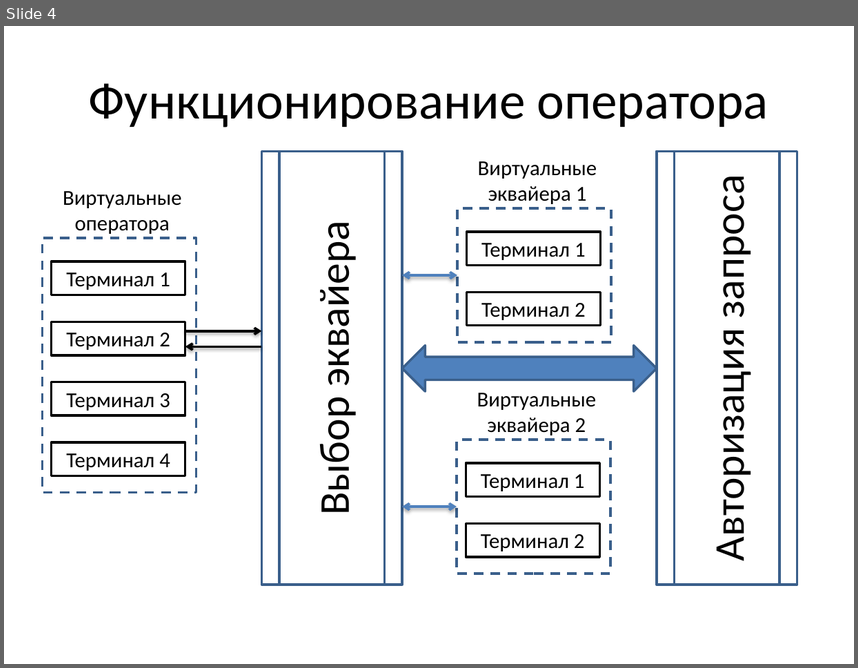
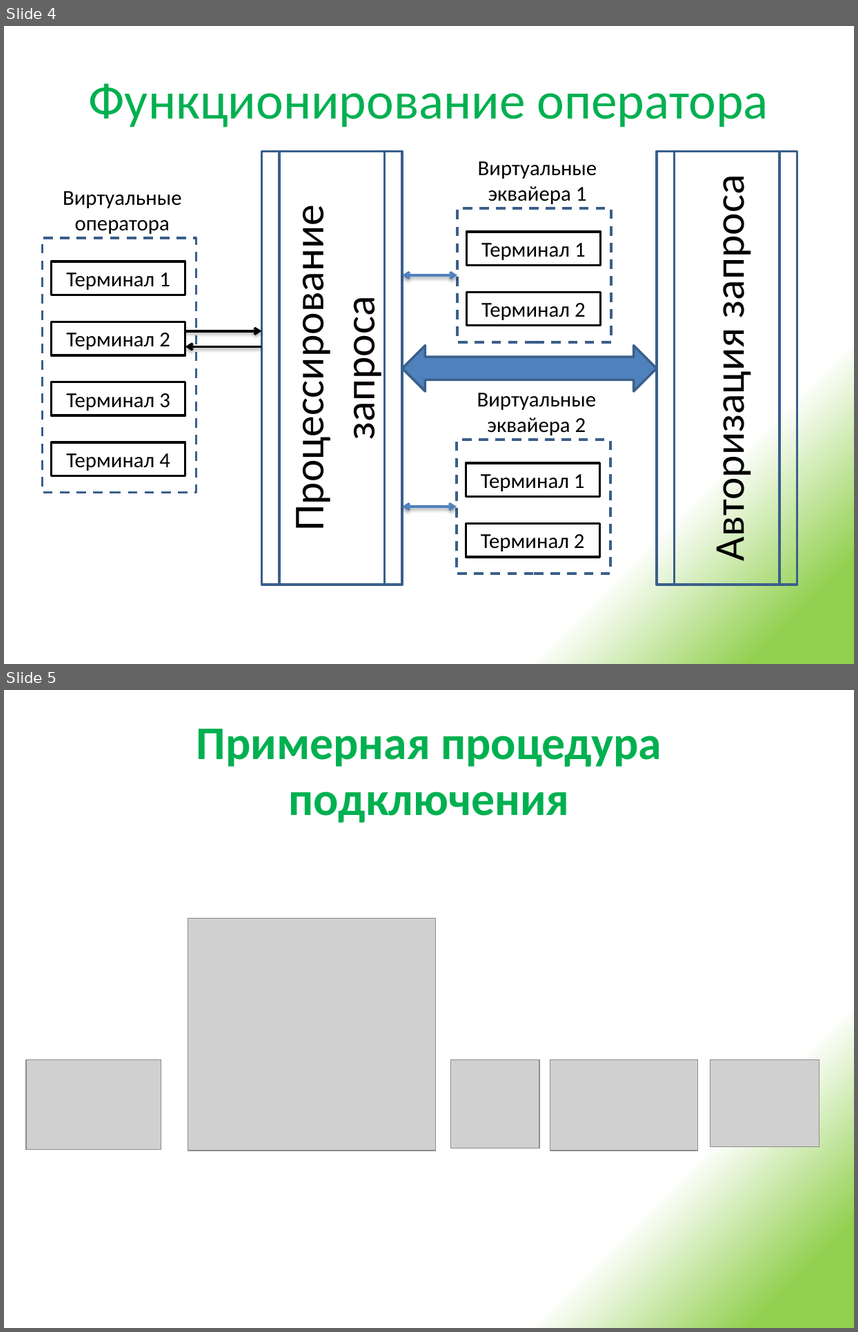
Before and after one commit to urgal/scft, a slide deck: Docs/Презентация решения.pptx. Shown one above the other, each under a label of ours: slide 4 before the commit, slides 4 and 5 after it. The pictures are 858x668 and 858x1332 pixels, drawn with LibreOffice and Linux fonts; fonts in the diff are those of the drawing; grey boxes stand for pictures. Boxes give left, top, right and bottom in pixels: in the first picture for what was removed or moved away, otherwise in the second. Text is boxed around its words. In the diff, an @@ line names an element or a change of style, - is before the commit and + after.

```diff
--- a/Docs/Презентация решения.pptx
+++ b/Docs/Презентация решения.pptx
@@ slide 5 added at [4,690,854,1328], background gradient #92D050 to #FFFFFF @@
@@ title added at [196,729,662,822], 39.6 pt, text #00B050, bold @@
+Примерная процедура подключения
@@ picture added at [188,918,436,1150] @@
@@ picture added at [26,1059,161,1149] @@
@@ picture added at [451,1059,539,1147] @@
@@ picture added at [550,1059,697,1150] @@
@@ picture added at [711,1059,819,1145] @@
@@ slide 4 changed as well @@
@@ background #FFFFFF to gradient #92D050 to #FFFFFF @@
@@ title "Функционирование оператора" at [89,83,769,127]: text colour #000000 to #00B050 @@
@@ text in flow chart predefined process at [283,237,386,520]: text changed @@
-Выбор эквайера
+Процессирование
+запроса
```
Also in this commit, not shown: 3 other slides changed, 4 other slides added, 6 other files.
